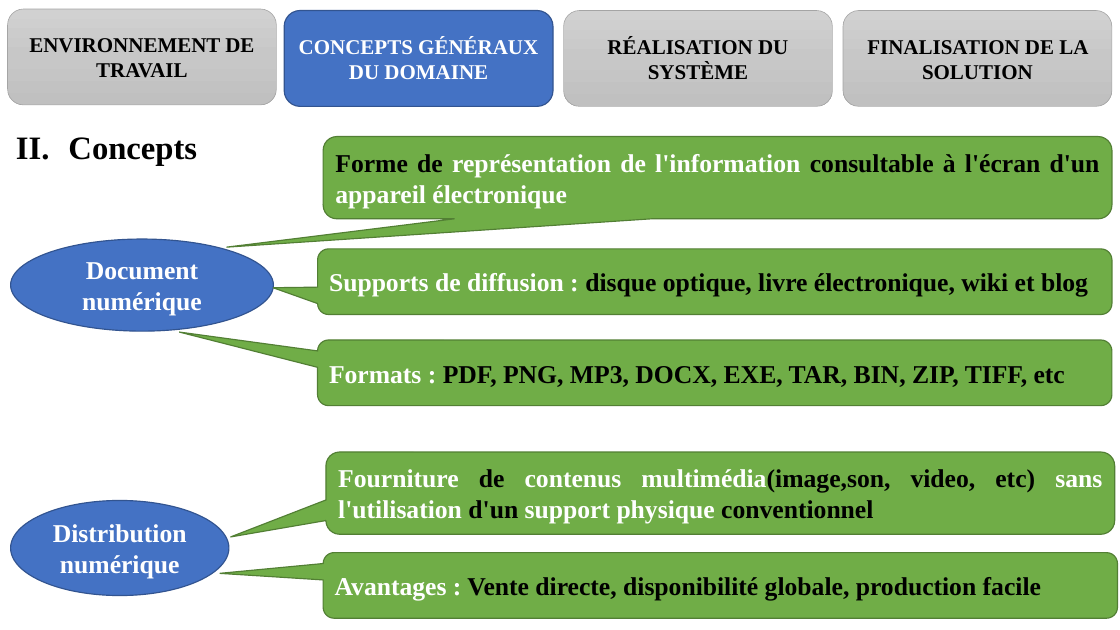
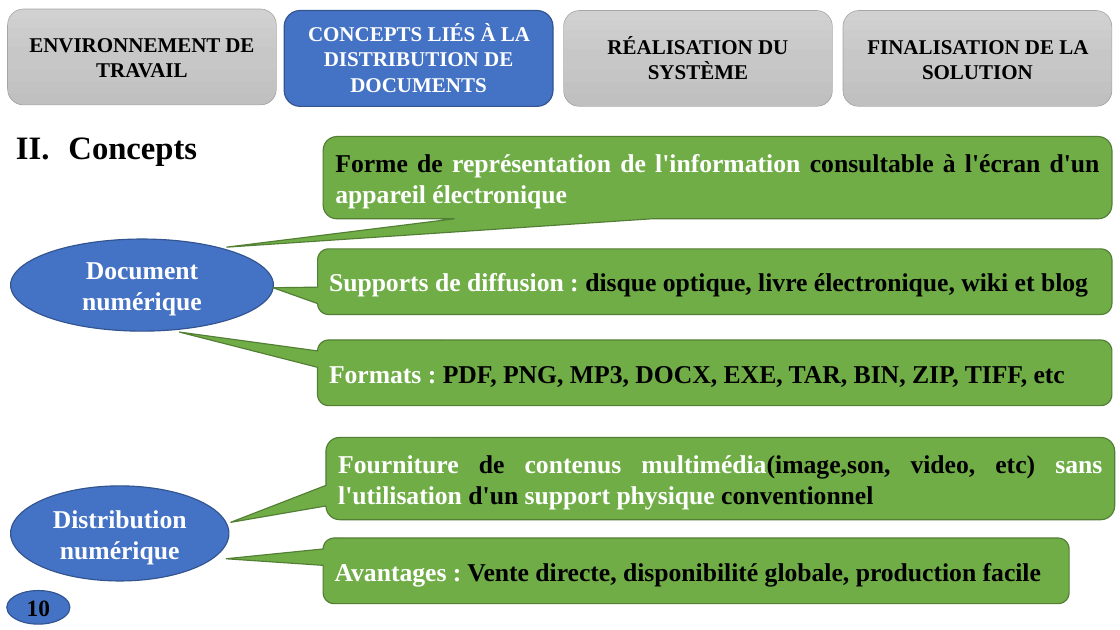
Before and after one commit to melaken/distdocs, a slide deck: slide 10 of Documents/theme/diapo.pptx (slide 9 before the commit). Drawn at 1120x630 pixels with LibreOffice and Linux fonts; fonts in the diff are those of the drawing. Boxes give left, top, right and bottom in pixels: in the first picture for what was removed or moved away, otherwise in the second. Text is boxed around its words. In the diff, an @@ line names an element or a change of style, - is before the commit and + after.

```diff
--- a/Documents/theme/diapo.pptx
+++ b/Documents/theme/diapo.pptx
@@ text in rounded rectangle at [308,25,530,92]: text changed @@
-CONCEPTS GÉNÉRAUX DU DOMAINE
+CONCEPTS LIÉS À LA DISTRIBUTION DE DOCUMENTS
@@ rounded speech box "Fourniture de contenus multimédia(image,son, video, ...": place and size @@
-rounded speech box "Fourniture de contenus multimédia(image,son, video, ..." at [326,452,1115,534]
+rounded speech box "Fourniture de contenus multimédia(image,son, video, ..." at [326,438,1115,520]
@@ ellipse "Distribution numérique": place and size @@
-ellipse "Distribution numérique" at [11,501,229,596]
+ellipse "Distribution numérique" at [11,486,229,581]
@@ rounded speech box "Avantages : Vente directe, disponibilité ...": place and size @@
-rounded speech box "Avantages : Vente directe, disponibilité ..." at [323,553,1118,618]
+rounded speech box "Avantages : Vente directe, disponibilité ..." at [323,539,1070,604]
@@ page number added at [7,591,70,624], fill #4472C4, outline #325491 1 pt, 20 pt, text #000000, bold @@
+10
```
Also in this commit, not shown: 28 other slides changed, 2 slides added, 26 other files.
